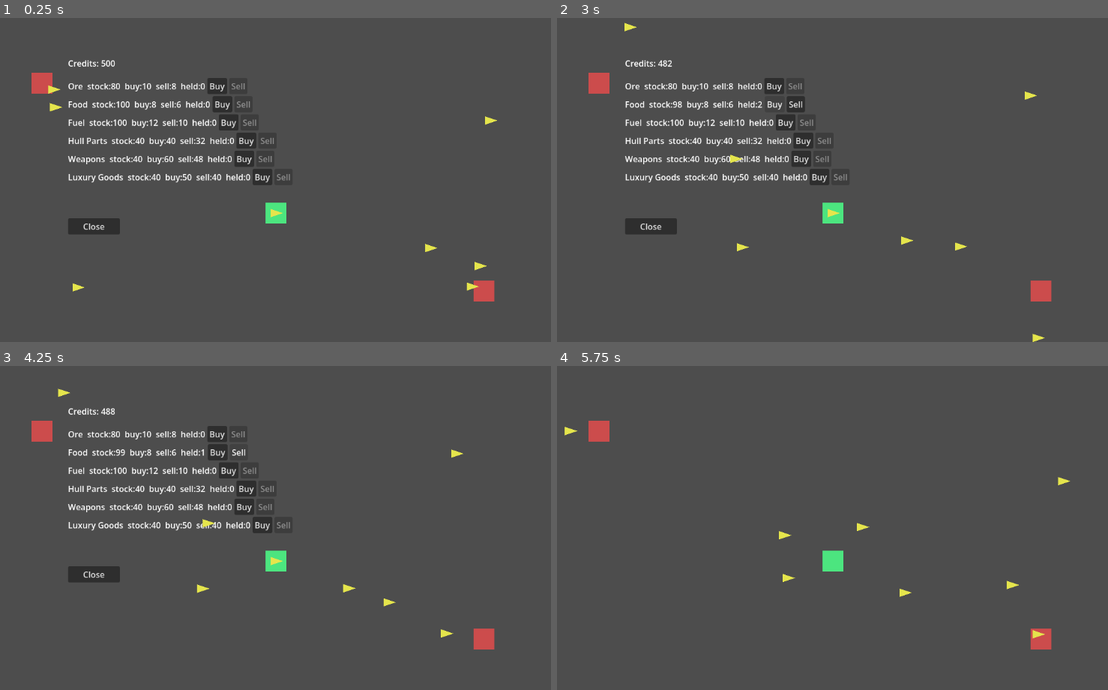
Above: before the commit, frames 1-4 (two rows, left to right).
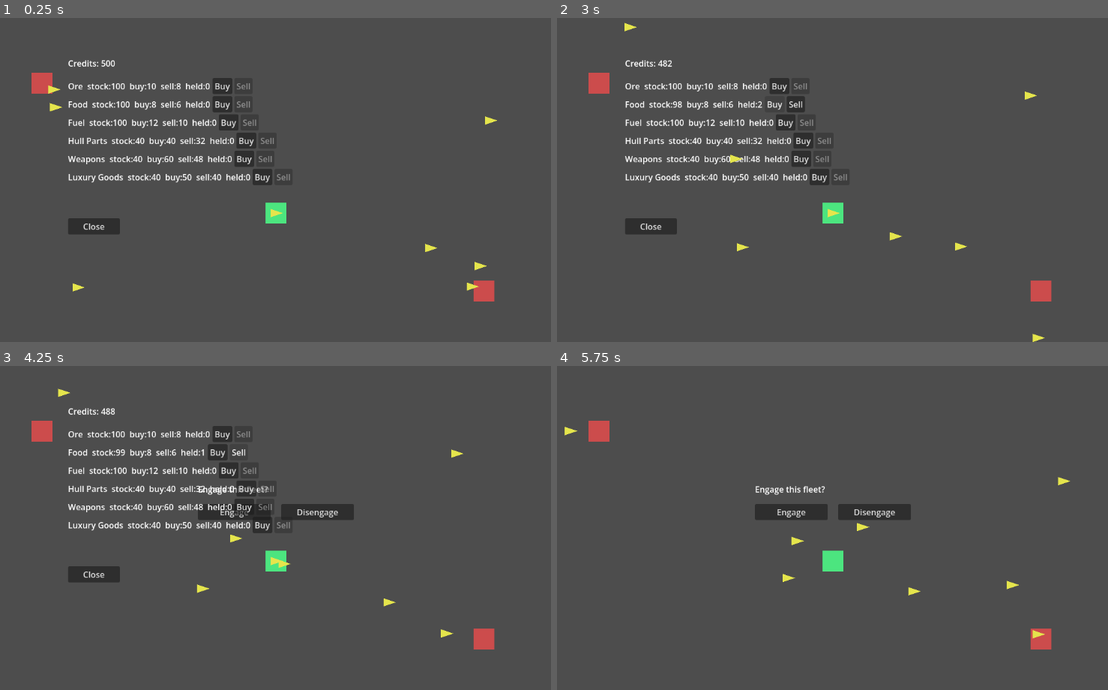
Above: after the commit, the same moments.

Repository: darthlemi/SpaceGame
Game: Godot game, scene res://scenes/campaign/campaign_scene.tscn
Same seed, same stepped clock (60 frames per second), same inputs: the game is played once before the commit and once after it.
Inputs (mouse positions are in pixels of both pictures, inside the frame that each line leads up to):
- Up to frame 1 (0.25 s): no input
- Up to frame 2 (3 s): click "Buy" at 0.5 s; click "Sell" at 1.25 s; click "Buy" at 2 s; click "Buy" at 2.75 s
- Up to frame 3 (4.25 s): click "Sell" at 3.5 s
- Up to frame 4 (5.75 s): click (793, 511) at 4.25 s, where only the run after the commit has a clickable "Engage"; click (876, 511) at 5 s, where only the run after the commit has a clickable "Disengage"

The runs differ from the first frame. In frame 1, 0.3% of the frame differs, in the area x 20-46%, y 18-24%; in frame 2, 0.4%; in frame 3, 1.5%; in frame 4, 1.5%, in the area x 35-66%, y 37-72%.

Commit message:
Fix trader fleets fleeing the player and restore correct route endpoints
DOMINION/FREEHOLD TRADER-role icons were getting player_target wired up
like every other enemy icon, so TraderBehavior's flee logic kicked in
whenever their scripted supply route approached HOME_BASE_POSITION --
exactly where the player fleet sits by default, with no action required
to park there. That made it impossible for a faction hauler to ever
complete a real round trip in actual gameplay.

Exempt DOMINION/FREEHOLD TRADER-role icons from player_target wiring (they
run a scripted route, not evasion) and revert _configure_trade_route's
TRADER branch to the correct, non-swapped endpoint order now that nothing
blocks it. Rewrote the trader cargo-loading test to teleport onto
HOME_BASE_POSITION (matching the route_icon pattern in
test_campaign_fleet_icon.gd) instead of relying on a same-tick transition,
and stabilized two latent order-dependent flakes in the skirmish/engage
tests that the two new Area2D icons exposed.

Diff:
--- a/scripts/campaign/campaign_scene.gd
+++ b/scripts/campaign/campaign_scene.gd
@@ -183,7 +183,9 @@
 func _setup_enemy_icon(fleet: CampaignFleet) -> CampaignFleetIcon:
 	var behavior := _behavior_for_fleet(fleet)
 	var icon := _spawn_icon(fleet, behavior)
-	icon.player_target = player_icon
+	var is_faction_hauler := (fleet.faction == CampaignFleet.Faction.DOMINION or fleet.faction == CampaignFleet.Faction.FREEHOLD) and fleet.role == CampaignFleet.Role.TRADER
+	if not is_faction_hauler:
+		icon.player_target = player_icon
 	icon.area_entered.connect(_on_enemy_area_entered.bind(icon))
 	icon.trader_arrived.connect(_on_trader_arrived.bind(icon))
 	enemy_icons.append(icon)
@@ -215,7 +217,7 @@
 	if faction == null:
 		return
 	if fleet.role == CampaignFleet.Role.TRADER:
-		icon.set_route_endpoints(HOME_BASE_POSITION, faction.base_position)
+		icon.set_route_endpoints(faction.base_position, HOME_BASE_POSITION)
 	else:
 		icon.set_route_endpoints(faction.base_position, faction.base_position)
 
--- a/tests/test_campaign_scene.gd
+++ b/tests/test_campaign_scene.gd
@@ -65,17 +65,60 @@
 		if dominion_power_faction == null:
 			failures.append("expected a DOMINION PowerFaction to look up its base_position")
 		else:
+			# Teleport directly onto the away endpoint (HomeBase) rather than
+			# waiting for the icon to travel there under its own speed -- this
+			# mirrors the teleport-then-wait-a-few-frames pattern used for the
+			# route_icon trader_arrived coverage in test_campaign_fleet_icon.gd.
+			# Arriving at HomeBase triggers trader_arrived(false), which runs
+			# CampaignState._unload_and_load_deficit: it loads Dominion's
+			# deficit commodities (ORE/FUEL/FOOD) out of home_base_economy.stock
+			# into the fleet's cargo -- not the surplus path.
+			dominion_trader_icon.global_position = scene.HOME_BASE_POSITION
+			for i in 5:
+				await tree.physics_frame
+			if dominion_trader_icon.fleet.cargo_total() <= 0.0:
+				failures.append("expected the DOMINION trader icon to have loaded deficit cargo after reaching HomeBase")
+
+			# Closing the loop: teleporting back to the faction base triggers
+			# trader_arrived(true), running CampaignState._load_surplus. That
+			# only tops cargo up with whatever surplus commodities the faction
+			# produces (none here, since Dominion's only net-positive good,
+			# WEAPONS, has no stock) -- it doesn't clear existing cargo, so no
+			# further cargo assertion is made here, just that the signal wiring
+			# doesn't error out on this leg of the route.
 			dominion_trader_icon.global_position = dominion_power_faction.base_position
 			for i in 5:
 				await tree.physics_frame
-			var ore_before: float = dominion_power_faction.economy.stock.get(Commodity.Type.ORE, 0.0)
-			# The trader route's "home" endpoint is the faction base; placing
-			# the icon there and letting it tick should trigger a trader_arrived
-			# arrival and load surplus cargo via CampaignState.run_npc_trade_for_fleet.
-			if dominion_trader_icon.fleet.cargo_total() <= 0.0 and ore_before > 0.0:
-				failures.append("expected the DOMINION trader icon to have loaded surplus cargo after reaching its faction base")
+
+			# Teleporting the trader icon onto HOME_BASE_POSITION above also
+			# overlapped the stationary player_icon (which sits there for the
+			# whole test), an unavoidable side effect of this test's placement
+			# that opens the Engage prompt against the trader icon. Reset that
+			# state so it doesn't leak into the EngagePrompt/_pending_enemy_icon
+			# assertions later in this test.
+			scene._pending_enemy_icon = null
+			scene.engage_prompt.visible = false
+
+			# The DOMINION/FREEHOLD trader-role icons no longer have a
+			# player_target (they're running a scripted route, not evading the
+			# player), so they roam autonomously toward their route endpoints
+			# for the rest of this test's duration. Left alone they can
+			# wander into incidental overlaps with the other icons the
+			# skirmish/engage-prompt sections below stage deliberately --
+			# park them out of the way now that this block's checks are done.
+			dominion_trader_icon.global_position = Vector2(-9000, -9000)
+			if freehold_trader_icon != null:
+				freehold_trader_icon.global_position = Vector2(-9500, -9500)
 
 	if dominion_icon != null and freehold_icon != null:
+		# dominion_icon and freehold_icon start with exactly equal strength, so
+		# without a tiebreaker the "winner" of this overlap depends on which
+		# icon's area_entered signal happens to fire first -- order that now
+		# shifts run-to-run because this task added two more Area2D icons to
+		# the scene (the trader-role haulers). Nudge freehold_icon strictly
+		# weaker so the outcome (dominion wins) is deterministic regardless of
+		# signal order, matching what the rest of this block already assumes.
+		freehold_icon.fleet.apply_fractional_damage(0.01)
 		dominion_icon.global_position = freehold_icon.global_position
 		for i in 5:
 			await tree.physics_frame
